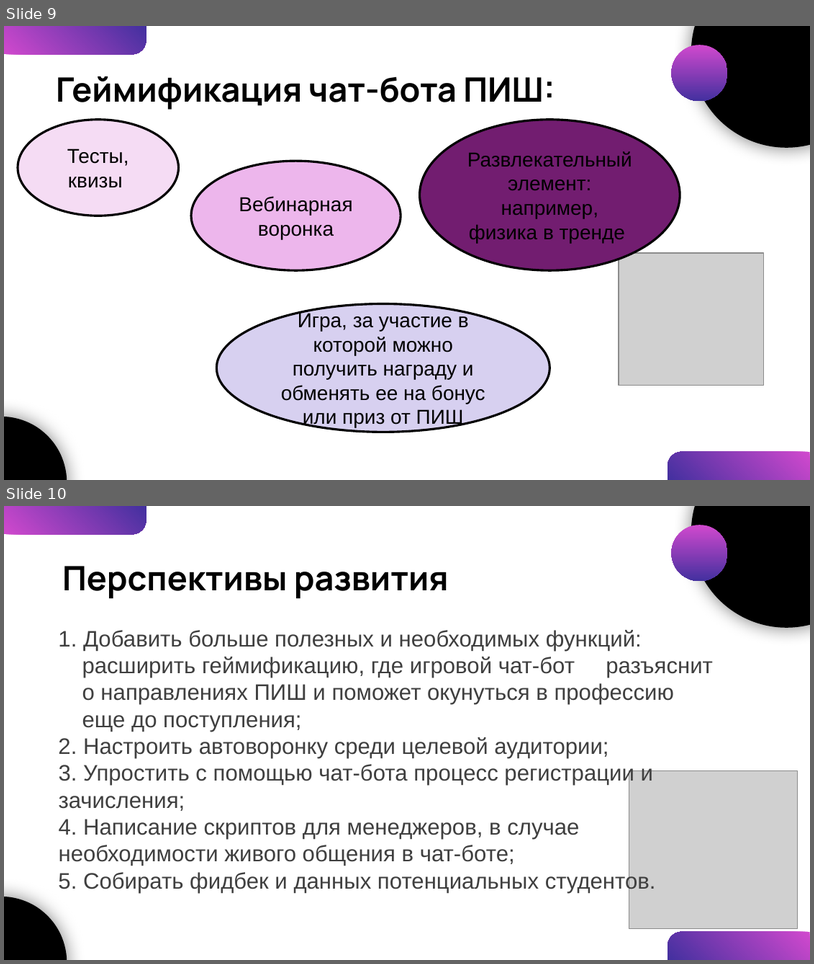
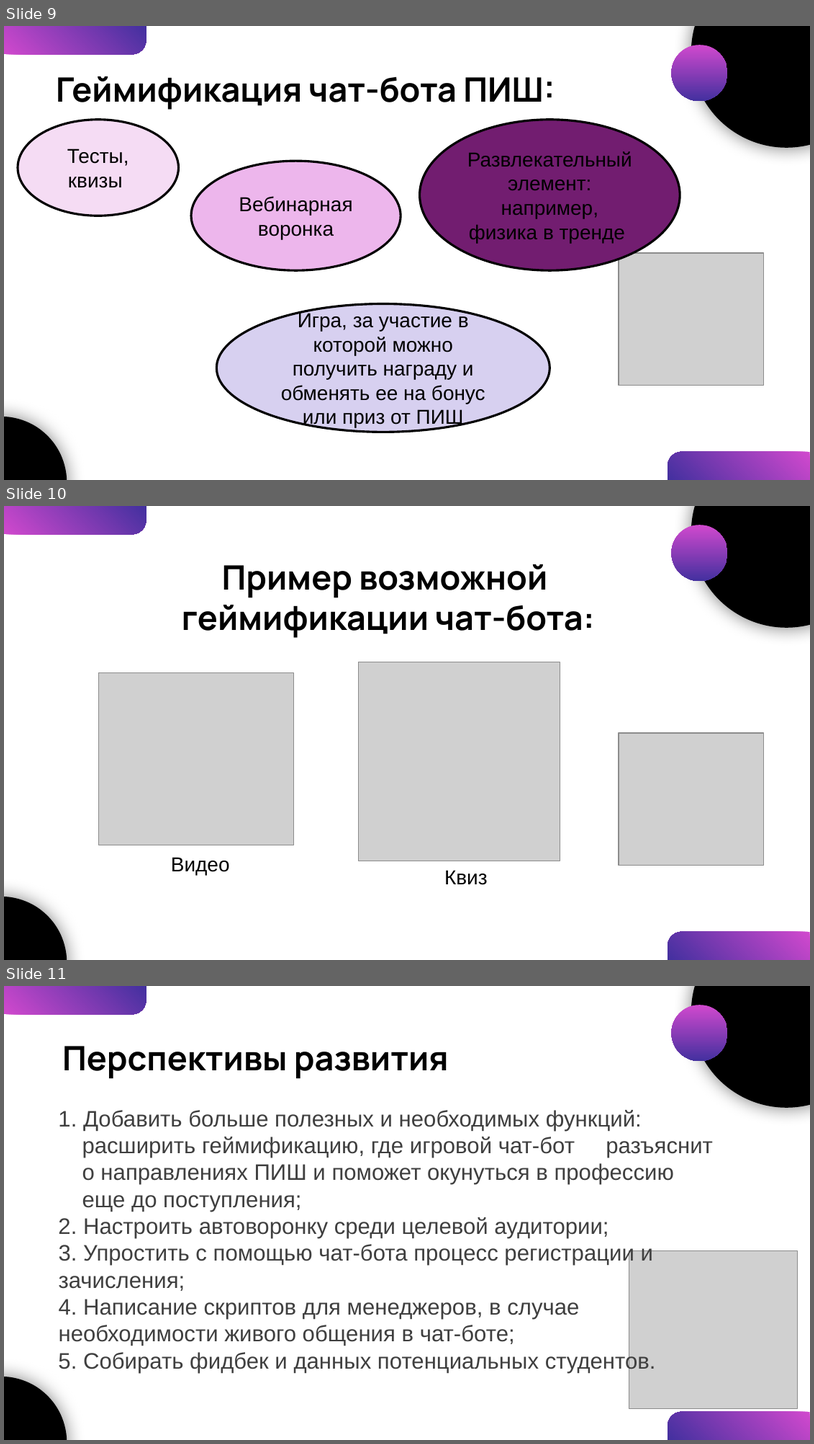
Before and after one commit to 1Pabloki1/Seikatsu-Studio-Bot, a slide deck: ChatBot finaly Presentation.pptx. Shown one above the other, each under a label of ours: slides 9 and 10 before the commit, slides 9, 10 and 11 after it. The pictures are 814x964 and 814x1444 pixels, drawn with LibreOffice and Linux fonts; fonts in the diff are those of the drawing; grey boxes stand for pictures. Boxes give left, top, right and bottom in pixels: in the first picture for what was removed or moved away, otherwise in the second. Text is boxed around its words. In the diff, an @@ line names an element or a change of style, - is before the commit and + after.

```diff
--- a/ChatBot finaly Presentation.pptx
+++ b/ChatBot finaly Presentation.pptx
@@ slide 10 added at [4, 506, 810, 960], background #FFFFFF; not listed: 3 template elements that a slide beside it also shows @@
@@ ellipse added at [671, 525, 728, 581], fill gradient #D149CE to #43309F @@
@@ ellipse added at [692, 506, 810, 627], fill #000000 @@
@@ text added at [182, 564, 594, 638], 30 pt, text #000000, bold @@
+Пример возможной
+геймификации чат-бота:
@@ picture added at [99, 673, 294, 846] @@
@@ picture added at [358, 662, 560, 861] @@
@@ picture added at [620, 733, 764, 865] @@
@@ text added at [171, 857, 230, 875], 18 pt, text #000000 @@
+Видео
@@ text added at [445, 870, 488, 885], 18 pt, text #000000 @@
+Квиз
@@ what was slide 10 is now slide 11 @@
```
Also in this commit, not shown: 1 slide changed, 2 other slides added.
